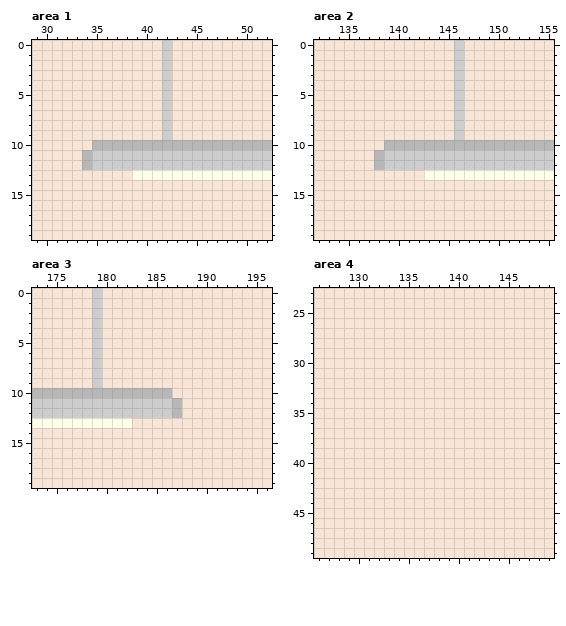
Pixel-art file -- assets/images/ClassroomASSETS.ase. Above, as it was before the edit.
300x90 pixels, 1 frame. Colours within 5 levels of each other are drawn and written as one. Shown: area 1: x 29..52, y 0..19; area 2: x 132..155, y 0..19; area 3: x 173..196, y 0..19; area 4: x 126..149, y 23..49. The commit also changed other parts of the picture, which this record leaves out.
Now the later version:
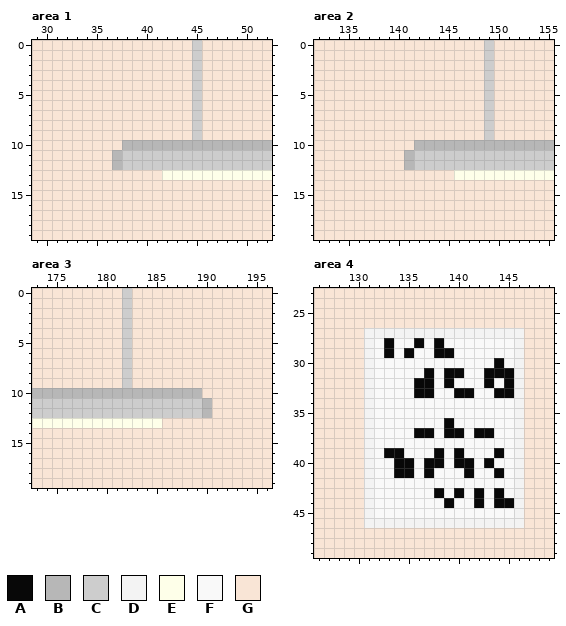
Palette (. is transparent): A #080808  B #b7b7b7  C #cdcdcd  D #f3f3f3  E #feffe9  F #f9f9f9  G #f9e5d6
From old to new:
Area 1, layer "props":
Colour C gives way to colour B in rows 11 to 12 at x 37.
Colour G gives way to colour C in rows 0 to 9 at x 45.
Colour B gives way to colour G in row 10 at x 35 to 37; in rows 11 to 12 at x 34.
Colour C gives way to colour G in rows 0 to 9 at x 42; in rows 11 to 12 at x 35 to 36.
Colour E gives way to colour G in row 13 at x 39 to 41.
Area 2, layer "props":
Colour C gives way to colour B in rows 11 to 12 at x 141.
Colour G gives way to colour C in rows 0 to 9 at x 149.
Colour B gives way to colour G in row 10 at x 139 to 141; in rows 11 to 12 at x 138.
Colour C gives way to colour G in rows 0 to 9 at x 146; in rows 11 to 12 at x 139 to 140.
Colour E gives way to colour G in row 13 at x 143 to 145.
Area 3, layer "props":
Colour G gives way to colour B in row 10 at x 187 to 189; in rows 11 to 12 at x 190.
Colour B gives way to colour C in rows 11 to 12 at x 187.
Colour G gives way to colour C in rows 0 to 9 at x 182; in rows 11 to 12 at x 188 to 189.
Colour G gives way to colour E in row 13 at x 183 to 185.
Colour C gives way to colour G in rows 0 to 9 at x 179.
Area 4, layer "WallProps":
Colour G gives way to colour A in row 28 at x 133, 136 and 138; in row 29 at x 133, 135 and 138 to 139; in row 30 at x 144; in row 31 at x 137, 139 to 140 and 143 to 145; in row 32 at x 136 to 137, 139, 143 and 145; in row 33 at x 136 to 137, 140 to 141 and 144 to 145.
Colour G gives way to colour A in row 36 at x 139; in row 37 at x 136 to 137, 139 to 140 and 142 to 143; in row 39 at x 133 to 134, 138, 140 and 144; in row 40 at x 134 to 135, 137 to 138, 140 to 141 and 143; in row 41 at x 134 to 135, 137, 141 and 144; in row 43 at x 138, 140, 142 and 144.
Colour G gives way to colour A in row 44 at x 139, 142 and 144 to 145.
Colour G gives way to colour D in row 27 at x 131 to 146; in rows 28 to 45 at x 131 and 146; in row 46 at x 131 to 146.
Colour G gives way to colour F in row 28 at x 132, 134 to 135, 137 and 139 to 145; in row 29 at x 132, 134, 136 to 137 and 140 to 145; in row 30 at x 132 to 143 and 145; in row 31 at x 132 to 136, 138 and 141 to 142; in row 32 at x 132 to 135, 138, 140 to 142 and 144; in row 33 at x 132 to 135, 138 to 139 and 142 to 143.
Colour G gives way to colour F in rows 34 to 35 at x 132 to 145; in row 36 at x 132 to 138 and 140 to 145; in row 37 at x 132 to 135, 138, 141 and 144 to 145; in row 38 at x 132 to 145; in row 39 at x 132, 135 to 137, 139, 141 to 143 and 145; in row 40 at x 132 to 133, 136, 139, 142 and 144 to 145.
Colour G gives way to colour F in row 41 at x 132 to 133, 136, 138 to 140, 142 to 143 and 145; in row 42 at x 132 to 145; in row 43 at x 132 to 137, 139, 141, 143 and 145; in row 44 at x 132 to 138, 140 to 141 and 143; in row 45 at x 132 to 145.
